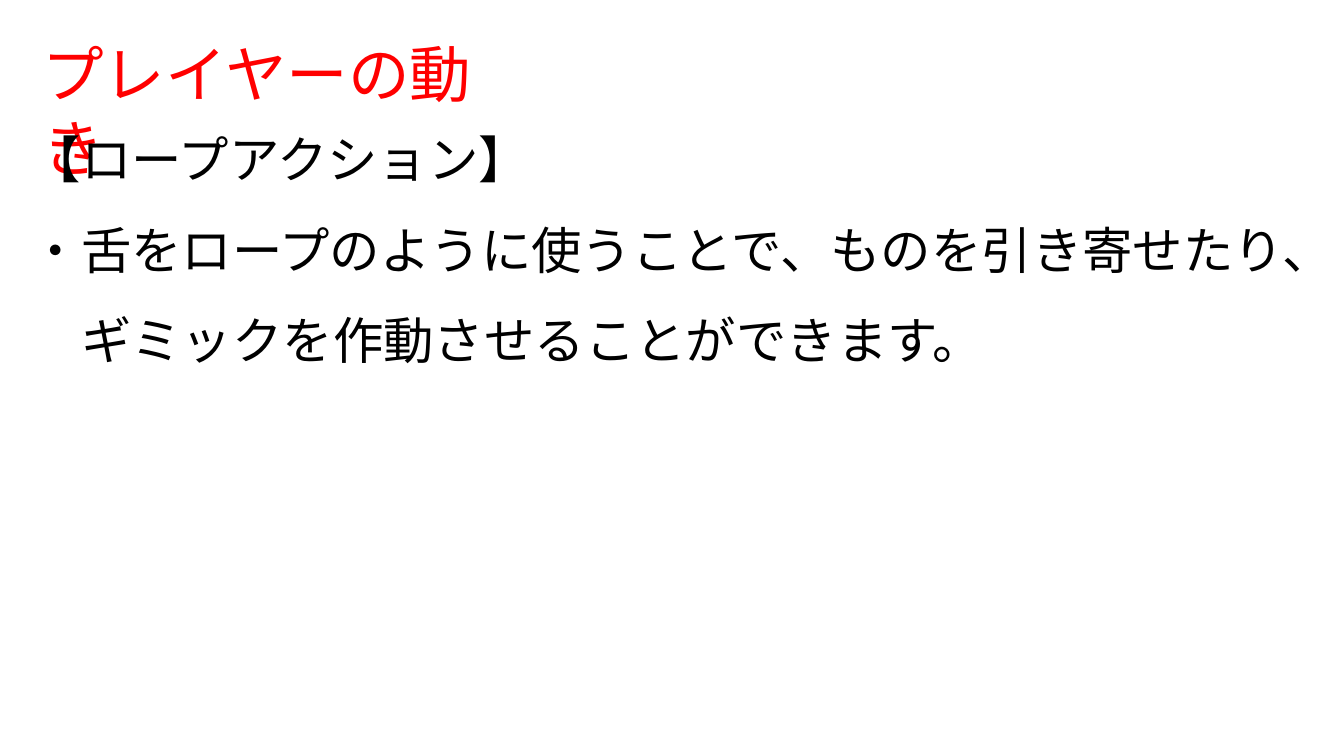
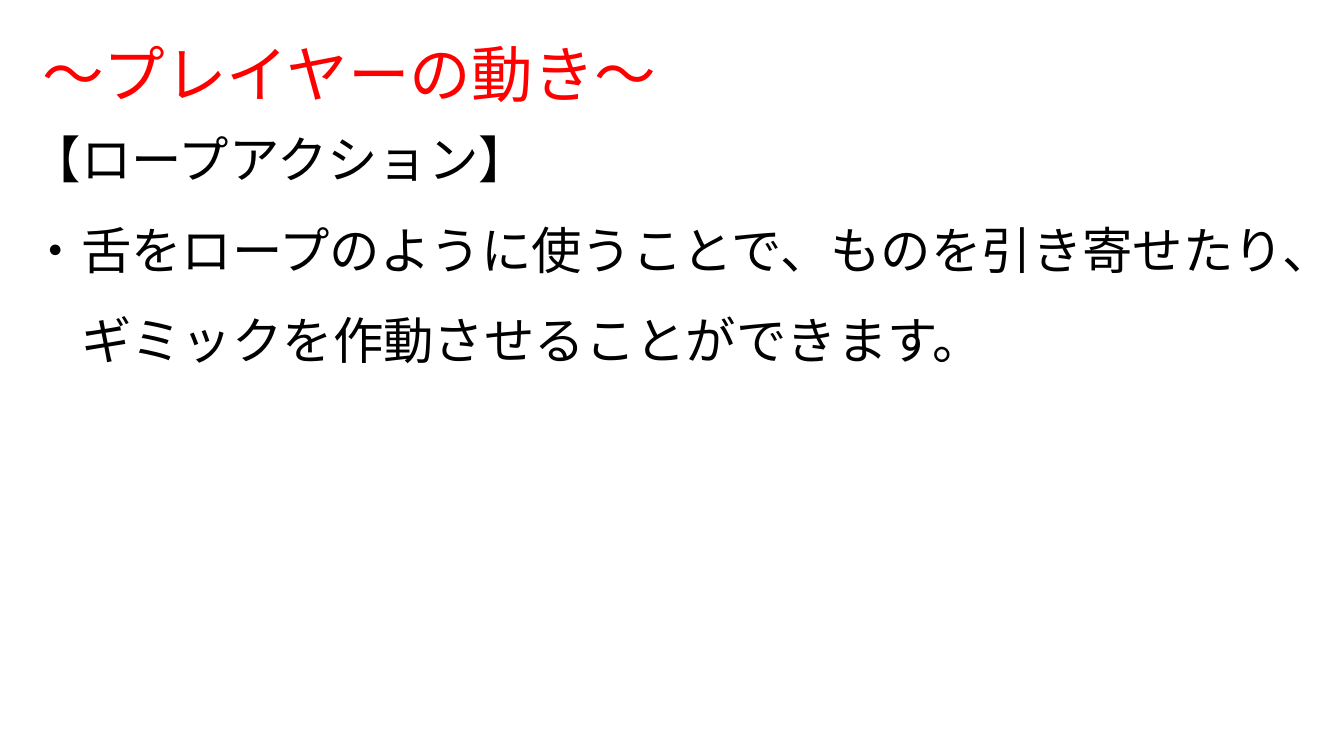
Before and after one commit to 1601323/Gameproject, a slide deck: slide 6 of AsoGameSho.pptx. Drawn at 1344x756 pixels with LibreOffice and Linux fonts; fonts in the diff are those of the drawing; background and template pictures are left out. Boxes give left, top, right and bottom in pixels: in the first picture for what was removed or moved away, otherwise in the second. Text is boxed around its words. In the diff, an @@ line names an element or a change of style, - is before the commit and + after.

```diff
--- a/AsoGameSho.pptx
+++ b/AsoGameSho.pptx
@@ text at (42, 46, 656, 102): text changed @@
-プレイヤーの動き
+～プレイヤーの動き～
```
Also in this commit, not shown: 5 other slides changed.
